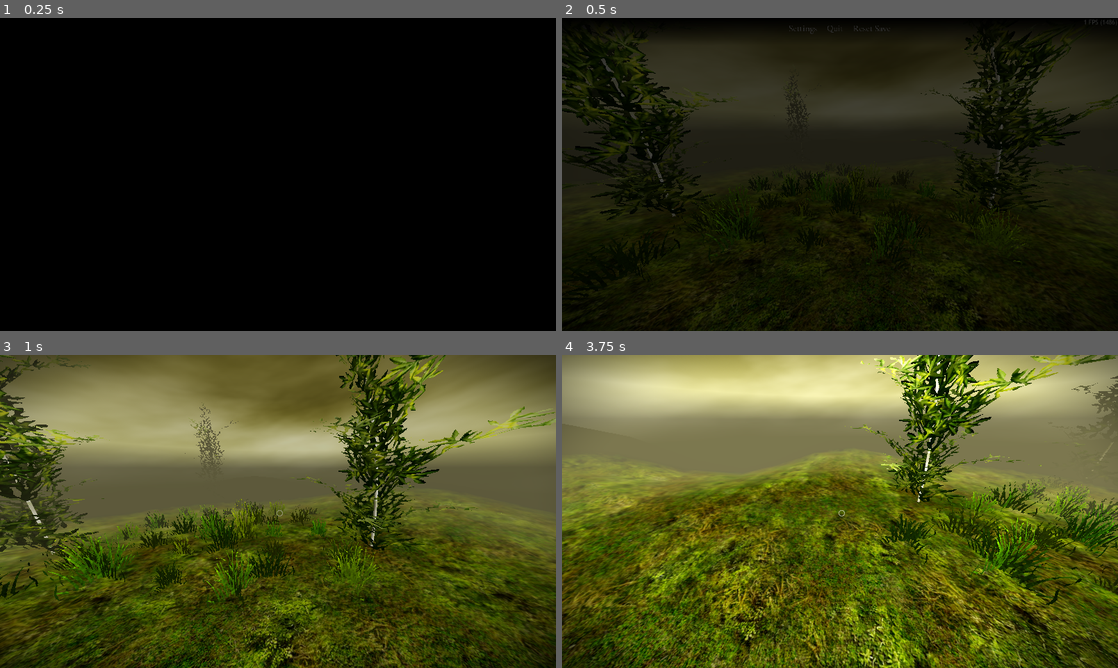
Above: before the commit, frames 1-4 (two rows, left to right).
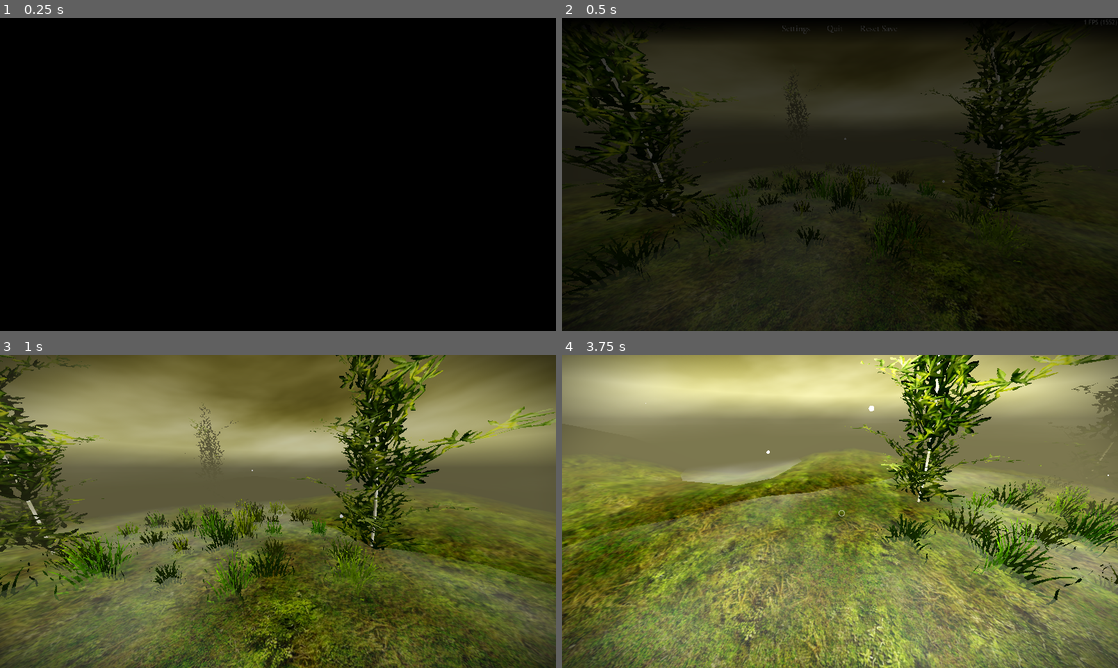
Above: after the commit, the same moments.

Repository: slyllama/dwelt
Game: Godot game, scene res://lib/shard/shard_loader/shard_loader.tscn
Two runs of this game, one before a commit and one after it. Both use one fixed random seed, a clock stepped at 60 frames per second and the inputs below.
Inputs (mouse positions are in pixels of both pictures, inside the frame that each line leads up to):
- Up to frame 1 (0.25 s): no input
- Up to frame 2 (0.5 s): no input
- Up to frame 3 (1 s): tap Enter at 0.5 s; move the mouse to (400, 495) at 0.52 s; hold D (move_right) from 0.53 s (still down); click (400, 495) at 0.6 s
- Up to frame 4 (3.75 s): move the mouse to (812, 511) at 1.27 s; release D (move_right) at 1.28 s; hold W (move_forward) from 1.28 s (still down); right-click (812, 511) at 1.35 s; move the mouse to (851, 505) at 2.02 s; click (851, 505) at 2.1 s; move the mouse to (834, 517) at 2.77 s; right-click (834, 517) at 2.85 s; move the mouse to (878, 514) at 3.52 s; click (878, 514) at 3.6 s

Frame 1 is identical in both runs. In frame 2, 0.9% of the frame differs, in the area x 30-100%, y 0-87%; in frame 3, 23%; in frame 4, 46%, in the area x 0-100%, y 15-100%.

Commit message:
Button sounds, motes

Diff:
--- a/lib/hud/menu_bar/menu_bar.tscn
+++ b/lib/hud/menu_bar/menu_bar.tscn
@@ -30,7 +30,7 @@
 offset_bottom = -20.0
 grow_horizontal = 2
 grow_vertical = 2
-theme_override_constants/separation = 16
+theme_override_constants/separation = 32
 alignment = 1
 
 [node name="Settings" type="Button" parent="MenuBar"]
--- a/lib/hud/menu_bar/scripts/hud_button.gd
+++ b/lib/hud/menu_bar/scripts/hud_button.gd
@@ -1,7 +1,7 @@
-@tool
 class_name HUDButton extends Button
 
 @export var id := "id"
+@onready var hover_sound := AudioStreamPlayer.new()
 
 func _init() -> void:
 	modulate = Color(0.8, 0.8, 0.8)
@@ -9,3 +9,8 @@
 		modulate = Color(1.1, 1.1, 1.1))
 	mouse_exited.connect(func():
 		modulate = Color(0.8, 0.8, 0.8))
+
+func _ready() -> void:
+	add_child(hover_sound)
+	hover_sound.stream = load("res://generic/sounds/tick.ogg")
+	mouse_entered.connect(hover_sound.play)
--- a/lib/player/player.tscn
+++ b/lib/player/player.tscn
@@ -1,8 +1,44 @@
-[gd_scene load_steps=8 format=3 uid="uid://c6p2pcw7f1sns"]
+[gd_scene load_steps=14 format=3 uid="uid://c6p2pcw7f1sns"]
 
 [ext_resource type="Script" uid="uid://b1n7d4krwpw8b" path="res://lib/player/player.gd" id="1_2ocui"]
 [ext_resource type="Script" uid="uid://toowlclx3jsg" path="res://lib/player/orbit.gd" id="1_odf55"]
+[ext_resource type="Texture2D" uid="uid://cyv30vfpc5ddt" path="res://generic/textures/mote.png" id="2_5lbbh"]
 [ext_resource type="Script" uid="uid://c6gq6l1ysw6b2" path="res://lib/player/scripts/input_handler.gd" id="2_al4t3"]
+
+[sub_resource type="Curve" id="Curve_5lbbh"]
+_data = [Vector2(0, 0), 0.0, 0.0, 0, 0, Vector2(0.28448275, 1), 0.0, 0.0, 0, 0, Vector2(1, 0), 0.0, 0.0, 0, 0]
+point_count = 3
+
+[sub_resource type="CurveTexture" id="CurveTexture_0y160"]
+curve = SubResource("Curve_5lbbh")
+
+[sub_resource type="ParticleProcessMaterial" id="ParticleProcessMaterial_0y160"]
+emission_shape_scale = Vector3(10, 0.1, 10)
+emission_shape = 3
+emission_box_extents = Vector3(1, 1, 1)
+gravity = Vector3(0, 1, 0)
+scale_min = 0.25
+scale_max = 0.75
+scale_curve = SubResource("CurveTexture_0y160")
+
+[sub_resource type="StandardMaterial3D" id="StandardMaterial3D_kr174"]
+transparency = 2
+alpha_scissor_threshold = 0.5
+alpha_antialiasing_mode = 0
+shading_mode = 0
+disable_fog = true
+albedo_texture = ExtResource("2_5lbbh")
+disable_receive_shadows = true
+billboard_mode = 3
+billboard_keep_scale = true
+particles_anim_h_frames = 1
+particles_anim_v_frames = 1
+particles_anim_loop = false
+
+[sub_resource type="PlaneMesh" id="PlaneMesh_4ok3w"]
+material = SubResource("StandardMaterial3D_kr174")
+size = Vector2(0.25, 0.25)
+orientation = 2
 
 [sub_resource type="CapsuleShape3D" id="CapsuleShape3D_iochv"]
 radius = 0.25
@@ -49,6 +85,18 @@
 [node name="Player" type="CharacterBody3D"]
 script = ExtResource("1_2ocui")
 
+[node name="Motes" type="GPUParticles3D" parent="."]
+transform = Transform3D(1, 0, 0, 0, 1.0000001, 0, 0, 0, 1.0000001, 0, 0, 0)
+cast_shadow = 0
+amount = 32
+lifetime = 3.0
+preprocess = 10.0
+speed_scale = 0.25
+randomness = 0.1
+fixed_fps = 15
+process_material = SubResource("ParticleProcessMaterial_0y160")
+draw_pass_1 = SubResource("PlaneMesh_4ok3w")
+
 [node name="Collision" type="CollisionShape3D" parent="."]
 transform = Transform3D(1, 0, 0, 0, 1, 0, 0, 0, 1, 0, 1, 0)
 shape = SubResource("CapsuleShape3D_iochv")
--- a/lib/shard/shard.gd
+++ b/lib/shard/shard.gd
@@ -1,4 +1,7 @@
 extends Node3D
+
+#func _init() -> void:
+	#AudioServer.set_bus_volume_db(0, linear_to_db(0.0))
 
 func _ready() -> void:
 	# Saving and loading
--- a/lib/ui/ui_pane/ui_pane.gd
+++ b/lib/ui/ui_pane/ui_pane.gd
@@ -20,4 +20,9 @@
 	await get_tree().process_frame
 	var _t = create_tween()
 	_t.tween_property(self, "modulate:a", 1.0, 0.1)
+	$PaperSound.play()
 	Utils.pdebug("Opening pane with title '" + title_text + "'.", "UIPane")
+
+	for _n in $Box.get_children():
+		if _n is Button:
+			_n.mouse_entered.connect($HoverSound.play)
--- a/lib/ui/ui_pane/ui_pane.tscn
+++ b/lib/ui/ui_pane/ui_pane.tscn
@@ -1,6 +1,8 @@
-[gd_scene load_steps=3 format=3 uid="uid://pkyykx3mybn1"]
+[gd_scene load_steps=5 format=3 uid="uid://pkyykx3mybn1"]
 
 [ext_resource type="Script" uid="uid://bm2pl14bgrebq" path="res://lib/ui/ui_pane/ui_pane.gd" id="1_5x0ax"]
+[ext_resource type="AudioStream" uid="uid://dmlx5j2g0x8si" path="res://generic/sounds/paper.ogg" id="2_27dhb"]
+[ext_resource type="AudioStream" uid="uid://cxva2mjvwcdma" path="res://generic/sounds/tick.ogg" id="3_mo3yh"]
 
 [sub_resource type="StyleBoxFlat" id="StyleBoxFlat_yapeh"]
 bg_color = Color(0, 0, 0, 0.8627451)
@@ -53,3 +55,9 @@
 custom_minimum_size = Vector2(0, 4)
 layout_mode = 2
 color = Color(1, 1, 1, 0)
+
+[node name="PaperSound" type="AudioStreamPlayer" parent="."]
+stream = ExtResource("2_27dhb")
+
+[node name="HoverSound" type="AudioStreamPlayer" parent="."]
+stream = ExtResource("3_mo3yh")
--- a/project.godot
+++ b/project.godot
@@ -31,6 +31,7 @@
 
 window/size/viewport_width=1280
 window/size/viewport_height=720
+window/size/mode=3
 
 [gui]
 
--- a/shards/sandbox/sandbox.tscn
+++ b/shards/sandbox/sandbox.tscn
@@ -69,6 +69,30 @@
 mesh = ExtResource("6_ox7j5")
 buffer = PackedFloat32Array(0.5468115, 0, -1.2113976, -2.3578238, 0, 0.9968194, 0, 0, 1.2113976, 0, 0.5468115, 0.436853 …(4425 unchanged characters)…
 
+[sub_resource type="Gradient" id="Gradient_ox7j5"]
+offsets = PackedFloat32Array(0.16, 1)
+colors = PackedColorArray(1, 1, 1, 0, 1, 1, 1, 0.5254902)
+
+[sub_resource type="FastNoiseLite" id="FastNoiseLite_dsjrq"]
+noise_type = 2
+frequency = 0.11
+fractal_lacunarity = 2.5
+
+[sub_resource type="NoiseTexture2D" id="NoiseTexture2D_dvk6p"]
+noise = SubResource("FastNoiseLite_dsjrq")
+color_ramp = SubResource("Gradient_ox7j5")
+seamless = true
+
+[sub_resource type="StandardMaterial3D" id="StandardMaterial3D_jch2b"]
+transparency = 1
+shading_mode = 0
+albedo_texture = SubResource("NoiseTexture2D_dvk6p")
+
+[sub_resource type="QuadMesh" id="QuadMesh_ox7j5"]
+material = SubResource("StandardMaterial3D_jch2b")
+size = Vector2(200, 200)
+orientation = 1
+
 [node name="Shard" instance=ExtResource("1_5qlda")]
 
 [node name="Sky" parent="." index="1"]
@@ -110,3 +134,8 @@
 
 [node name="Bamboo3" parent="." index="10" instance=ExtResource("8_dsjrq")]
 transform = Transform3D(0.6027764, 0, 0.79791015, 0, 1, 0, -0.79791015, 0, 0.6027764, -3.1354842, 0.0020491183, 0.34368646)
+
+[node name="FogLayer" type="MeshInstance3D" parent="." index="11"]
+transform = Transform3D(1, 0, 0, 0, 1, 0, 0, 0, 1, 0, 0.125, 0)
+cast_shadow = 0
+mesh = SubResource("QuadMesh_ox7j5")
Not shown, added: generic/sounds/paper.ogg.import
Not shown, added: generic/sounds/tick.ogg.import
Binary file added: generic/textures/cursor.png
Not shown, added: generic/textures/cursor.png.import
Binary file added: generic/textures/cursor_2x.png
Not shown, added: generic/textures/cursor_2x.png.import
Binary file added: generic/textures/mote.png
Not shown, added: generic/textures/mote.png.import
Not shown: 1 places in shards/sandbox/sandbox.tscn that only renumber resources
Not shown, added: generic/sounds/paper.ogg
Not shown, added: generic/sounds/tick.ogg
